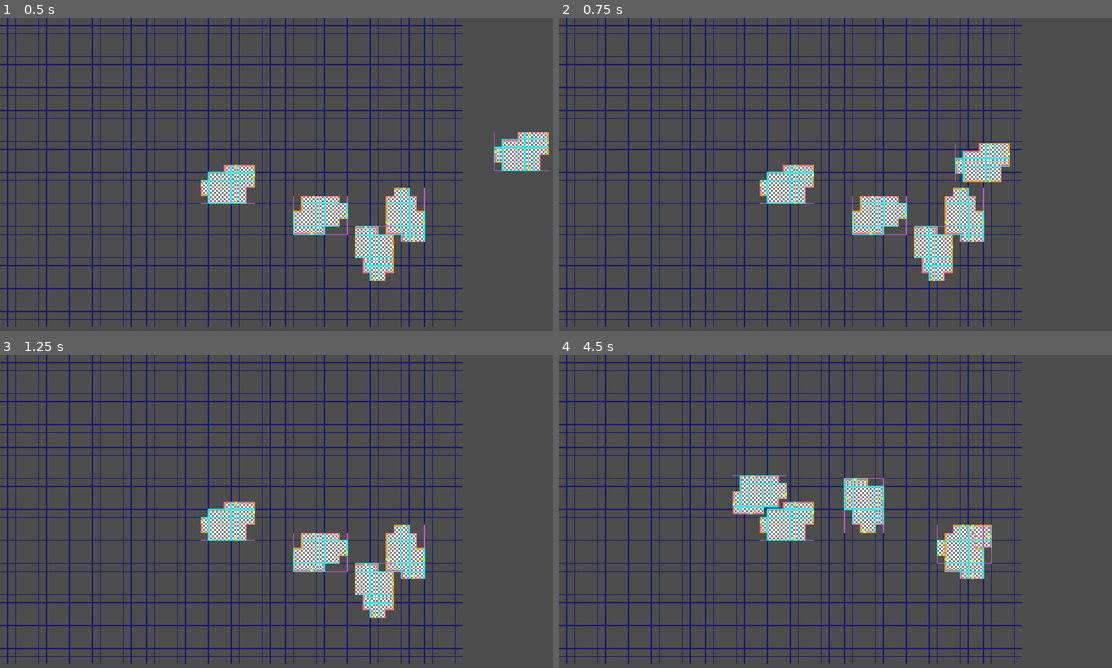
Above: before the commit, frames 1-4 (two rows, left to right).
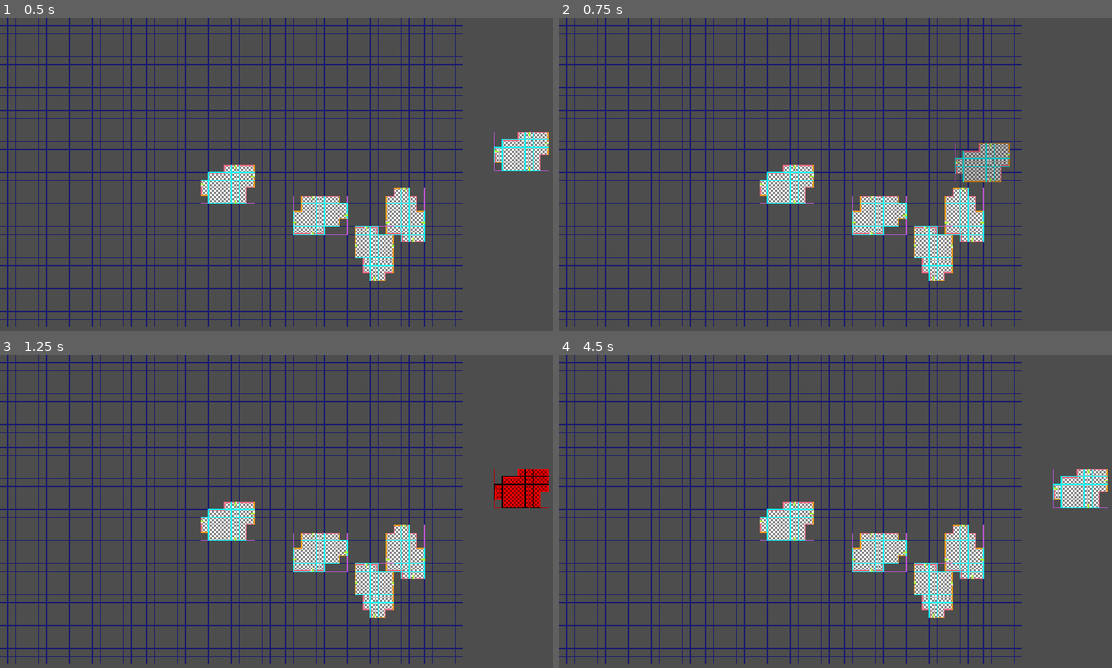
Above: after the commit, the same moments.

Repository: local-minimum/repetitions
Game: Godot game, scene res://scenes/dungeon_plan.tscn
The game is run twice, just before and just after one commit, with the same random seed, the same clock (stepped at 60 frames per second) and the same inputs.
Inputs (mouse positions are in pixels of both pictures, inside the frame that each line leads up to):
- Up to frame 1 (0.5 s): no input
- Up to frame 2 (0.75 s): tap Enter at 0.5 s; drag from (1078, 155) to (780, 187) at 0.52 s
- Up to frame 3 (1.25 s): no input
- Up to frame 4 (4.5 s): drag from (780, 524) to (962, 549) at 1.27 s; hold D (crawl_strafe_right) 2.03-2.75 s; right-click (962, 549) at 2.1 s; click (962, 549) at 2.17 s; tap Space (crawl_search) at 2.75 s; drag from (885, 549) to (669, 464) at 2.77 s; drag from (935, 596) to (863, 511) at 3.52 s; drag from (669, 464) to (962, 549) at 4.27 s

Frame 1 is identical in both runs. In frame 2, 1.0% of the frame differs, in the area x 71-82%, y 40-53%; in frame 3, 1.0%; in frame 4, 5.4%, in the area x 31-100%, y 36-84%.

Commit message:
Check validity of room placements

Diff:
--- a/scripts/2d/draggable.gd
+++ b/scripts/2d/draggable.gd
@@ -1,6 +1,16 @@
 extends Resource
 class_name Draggable
 
+signal on_grid_drag_start(node: Node2D)
+signal on_grid_drag_change(node: Node2D, valid: bool, coordinates: Vector2i)
+signal on_grid_drag_end(node: Node2D, start_point: Vector2, start_angle: float, from: Vector2i, from_valid: bool, to: Vector2i, to_valid: bool)
+signal on_rotation_start(node: Node2D)
+signal on_rotation_end(node: Node2D, start_angle: float)
+
+const DIR_NORTH: int = 0
+const DIR_WEST: int = 1
+const DIR_SOUTH: int = 2
+const DIR_EAST: int = 3
 @export var no_drag_zone_sq: float = 4
 
 @export var snap_to_grid: bool = true
@@ -15,12 +25,12 @@
 
 var rotating: bool:
     get():
-        return _rotating
+        return _rotating_nodes.is_empty()
 
 var _disabled: Array[Node2D]
 
 var grid: Grid2D
-var _rotating: bool
+var _rotating_nodes: Dictionary[Node2D, float]
 var _hovered: Node2D
 var _dragging: Node2D
 
@@ -28,13 +38,9 @@
 var _drag_delta: Vector2
 var _drag_origin: Vector2i
 var _drag_origin_valid: bool
-
-signal on_grid_drag_end(node: Node2D, start_point: Vector2, from: Vector2i, from_valid: bool, to: Vector2i, to_valid: bool)
-
-const DIR_NORTH: int = 0
-const DIR_WEST: int = 1
-const DIR_SOUTH: int = 2
-const DIR_EAST: int = 3
+var _drag_origin_angle: float
+var _drag_current_grid_coords: Vector2i
+var _drag_current_grid_coords_valid: bool
 
 func enable(node: Node2D) -> void:
     _disabled.erase(node)
@@ -113,7 +119,8 @@
         _handle_drag(node, event as InputEventMouseMotion)
 
 func _get_rotation_direction(node: Node2D) -> int:
-    var dir: float = node.global_transform.get_rotation() / (0.5 * PI)
+    var angle: float = _rotating_nodes.get(node, node.global_transform.get_rotation())
+    var dir: float = angle / (0.5 * PI)
     var diri: int = roundi(dir)
     if abs(dir - diri) > 0.01:
         push_error("[Draggable %s] Has global rotation %s, expected to follow a cardinal" % [node.name, node.global_transform.get_rotation()])
@@ -147,9 +154,9 @@
             return global_direction
 
 func _rotate_right_angle(node: Node2D, step: int) -> void:
-    if _rotating:
-        return
-    _rotating = true
+    if _rotating_nodes.has(node):
+        return
+    _rotating_nodes[node] = node.rotation
     var target_rotation_direction: int = posmod(_get_rotation_direction(node) + step, 4)
     var target_angle: float = 0
     match target_rotation_direction:
@@ -167,6 +174,9 @@
     elif target_angle - node.global_rotation < -PI:
         target_angle += 2 * PI
 
+    var start_angle: float = node.global_rotation
+
+    on_rotation_start.emit(node)
     var tween: Tween = node.create_tween()
 
     @warning_ignore_start("return_value_discarded")
@@ -175,10 +185,16 @@
 
     if tween.finished.connect(
         func () -> void:
-            _rotating = false
+            @warning_ignore_start("return_value_discarded")
+            _rotating_nodes.erase(node)
+            @warning_ignore_restore("return_value_discarded")
+            on_rotation_end.emit(node, start_angle)
     ) != OK:
         push_warning("Could not listen to end of rotation tween")
-        _rotating = false
+        @warning_ignore_start("return_value_discarded")
+        _rotating_nodes.erase(node)
+        @warning_ignore_restore("return_value_discarded")
+        on_rotation_end.emit(node, start_angle)
 
 func unhandled_input(node: Node2D, event: InputEvent) -> void:
     if _dragging == null || _dragging != node:
@@ -201,12 +217,23 @@
     var target: Vector2 = _drag_start + _drag_delta
 
     if grid != null && grid.is_inside_grid(node.global_position):
-        var grid_pos: Vector2 = grid.get_global_point(grid.get_closest_coordinates(target))
+        var coords: Vector2i = grid.get_closest_coordinates(target)
+        var grid_pos: Vector2 = grid.get_global_point(coords)
         var err: float = (target - grid_pos).abs().length()
         if err / grid.tile_size.length() < snap_distance_fraction:
             # print_debug("[] Err %s vs %s" % [err, grid.tile_size])
             target = grid_pos
 
+        if !_drag_current_grid_coords_valid || coords != _drag_current_grid_coords:
+            _drag_current_grid_coords = coords
+            _drag_current_grid_coords_valid = true
+            on_grid_drag_change.emit(node, _drag_current_grid_coords_valid, _drag_current_grid_coords)
+
+    elif _drag_current_grid_coords_valid:
+        _drag_current_grid_coords_valid = false
+        _drag_current_grid_coords = grid.get_closest_coordinates(target) if grid != null else Vector2i.ZERO
+        on_grid_drag_change.emit(node, _drag_current_grid_coords_valid, _drag_current_grid_coords)
+
     node.global_position = target
     node.get_viewport().set_input_as_handled()
 
@@ -223,11 +250,19 @@
 
     _drag_start = node.global_position
     _drag_delta = Vector2.ZERO
+
     _drag_origin = calculate_coordinates(node)
+    _drag_current_grid_coords = _drag_origin
+
     _drag_origin_valid = grid != null && grid.is_inside_grid(node.global_position)
+    _drag_current_grid_coords_valid = _drag_origin_valid
+
+    _drag_origin_angle = node.global_rotation
 
     InputCursorHelper.remove_node(node)
     InputCursorHelper.add_state(node, InputCursorHelper.State.DRAG)
+
+    on_grid_drag_start.emit(node)
 
 func _handle_drag_end(node: Node2D) -> void:
     # print_debug("[Draggable %s] End dragging while %s is dragged" % [node.name, _dragging])
@@ -251,6 +286,7 @@
     on_grid_drag_end.emit(
         node,
         _drag_start,
+        _drag_origin_angle,
         _drag_origin,
         _drag_origin_valid,
         calculate_coordinates(node),
--- a/scripts/reps/blueprint_room.gd
+++ b/scripts/reps/blueprint_room.gd
@@ -13,9 +13,9 @@
     set(value):
         if !Engine.is_editor_hint():
             if value:
+                draggable.disable(self)
+            else:
                 draggable.enable(self)
-            else:
-                draggable.disable(self)
         placed = value
 
 var grid: Grid2D:
@@ -62,19 +62,25 @@
 
     collision.polygon = perimeter()
 
+var contained_in_grid: bool:
+    get():
+        if grid != null && grid.is_inside_grid(global_position):
+            var r: Rect2i = outline.get_used_rect()
+            var origin: Vector2i = grid.get_closest_coordinates(global_position)
+            # TODO: This assumes equal grid size...
+            r.position += origin
+
+            if grid.extent.encloses(r):
+                return true
+        return false
+
 func snap_to_grid() -> void:
     if grid == null:
         print_debug("[Blueprint Room %s] Cannot snap to nothing" % name)
         return
 
-    if grid.is_inside_grid(global_position):
-        var r: Rect2i = outline.get_used_rect()
-        var origin: Vector2i = grid.get_closest_coordinates(global_position)
-        # TODO: This assumes equal grid size...
-        r.position += origin
-
-        if grid.extent.encloses(r):
-            global_position = grid.get_global_point(origin)
+    if contained_in_grid:
+        global_position = grid.get_global_point(grid.get_closest_coordinates(global_position))
 
         # else:
             # print_debug("[Blueprint Room %s] I'm outside the grid: %s encloses %s = %s" % [name, grid.extent, r, grid.extent.encloses(r)])
@@ -296,14 +302,31 @@
         push_error("Failed to connect mouse exit")
     if !input_event.is_connected(_handle_input_event) && input_event.connect(_handle_input_event) != OK:
         push_error("Failed to connect input event")
-    if draggable.on_grid_drag_end.connect(_handle_grid_drag_end) != OK:
-        push_error("Failed to connect grid drag end")
+
+    if draggable != null:
+        if draggable.on_grid_drag_end.connect(_handle_grid_drag_end) != OK:
+            push_error("Failed to connect grid drag end")
+        if draggable.on_rotation_start.connect(_handle_rotation_start) != OK:
+            push_error("Failed to connect rotation start")
+        if draggable.on_rotation_end.connect(_handle_rotation_end) != OK:
+            push_error("Failed to connect rotation end")
+        if draggable.on_grid_drag_change.connect(_handle_grid_drag_change) != OK:
+            push_error("Failed to connect grid drag change")
+        if draggable.on_grid_drag_start.connect(_handle_drag_start) != OK:
+            push_error("Failed to connect drag start")
+
 
 func _exit_tree() -> void:
     mouse_entered.disconnect(_handle_mouse_enter)
     mouse_exited.disconnect(_handle_mouse_exit)
     input_event.disconnect(_handle_input_event)
-    draggable.on_grid_drag_end.disconnect(_handle_grid_drag_end)
+
+    if draggable != null:
+        draggable.on_grid_drag_start.disconnect(_handle_drag_start)
+        draggable.on_grid_drag_end.disconnect(_handle_grid_drag_end)
+        draggable.on_rotation_start.disconnect(_handle_rotation_start)
+        draggable.on_rotation_end.disconnect(_handle_rotation_end)
+        draggable.on_grid_drag_change.disconnect(_handle_grid_drag_change)
 
 func _ready() -> void:
     if placed:
@@ -311,15 +334,44 @@
     else:
         draggable.enable(self)
 
-func _handle_grid_drag_end(node: Node2D, start_point: Vector2, _from: Vector2i, _from_valid: bool, _to: Vector2i, to_valid: bool) -> void:
+func _handle_grid_drag_change(node: Node2D, valid: bool, coordinates: Vector2i) -> void:
     if node != self:
         return
-
-    if !to_valid:
-        global_position = start_point
-
-    # TODO: Check for valid placement with door logic
-    snap_to_grid()
+    __SignalBus.on_blueprint_room_position_updated.emit(self, coordinates, valid)
+
+var _being_dragged: bool = false
+
+func _handle_drag_start(node: Node2D) -> void:
+    if node != self:
+        return
+
+    _being_dragged = true
+    __SignalBus.on_blueprint_room_move_start.emit(self)
+
+func _handle_rotation_start(node: Node2D) -> void:
+    if node != self || _being_dragged:
+        return
+    __SignalBus.on_blueprint_room_move_start.emit(self)
+
+func _handle_rotation_end(node: Node2D, start_angle: float) -> void:
+    if node != self:
+        return
+
+    if grid != null:
+        __SignalBus.on_blueprint_room_position_updated.emit(
+            self,
+            grid.get_closest_coordinates(global_position),
+            grid.is_inside_grid(global_position),
+        )
+
+    if !_being_dragged:
+        __SignalBus.on_blueprint_room_dropped.emit(self, global_position, start_angle)
+
+func _handle_grid_drag_end(node: Node2D, start_point: Vector2, start_angle: float, _from: Vector2i, _from_valid: bool, _to: Vector2i, _to_valid: bool) -> void:
+    if node != self:
+        return
+    _being_dragged = false
+    __SignalBus.on_blueprint_room_dropped.emit(self, start_point, start_angle)
 
 func _handle_mouse_enter() -> void:
     draggable.handle_mouse_enter(self)
--- a/scripts/reps/dungeon_planner.gd
+++ b/scripts/reps/dungeon_planner.gd
@@ -7,3 +7,98 @@
     for room: BlueprintRoom in rooms:
         room.grid = grid
         room.snap_to_grid()
+
+func _enter_tree() -> void:
+    if __SignalBus.on_blueprint_room_move_start.connect(_handle_room_move_start) != OK:
+        push_error("Failed to connect room move start")
+
+    if __SignalBus.on_blueprint_room_position_updated.connect(_handle_room_move) != OK:
+        push_error("Failed to connect room position updated")
+
+    if __SignalBus.on_blueprint_room_dropped.connect(_handle_room_dropped) != OK:
+        push_error("Failed to connect room dropped")
+
+func _exit_tree() -> void:
+    __SignalBus.on_blueprint_room_move_start.disconnect(_handle_room_move_start)
+    __SignalBus.on_blueprint_room_position_updated.disconnect(_handle_room_move)
+    __SignalBus.on_blueprint_room_dropped.disconnect(_handle_room_dropped)
+
+func _handle_room_move_start(room: BlueprintRoom) -> void:
+    room.modulate = Color.GRAY
+
+func _handle_room_move(room: BlueprintRoom, _coords: Vector2i, valid: bool) -> void:
+    var t0: int = Time.get_ticks_usec()
+    if !valid:
+        room.modulate = Color.WEB_GRAY
+
+    elif _check_valid_room_placement(room, false):
+        room.modulate = Color.SKY_BLUE
+
+    var end: int = Time.get_ticks_usec()
+    print_debug("Room placement check %sus" % (end - t0))
+
+func _handle_room_dropped(room: BlueprintRoom, origin: Vector2, origin_angle: float) -> void:
+    if _check_valid_room_placement(room, true):
+        room.placed = true
+        room.modulate = Color.WHITE
+    else:
+
+        print_debug("Invalid drop location for %s" % room)
+        room.placed = true
+        var tween: Tween = create_tween()
+
+        @warning_ignore_start("return_value_discarded")
+        tween.tween_property(room, "global_position", origin, 0.2).set_trans(Tween.TRANS_SINE)
+        tween.tween_property(room, "rotation", origin_angle, 0.2)
+        @warning_ignore_restore("return_value_discarded")
+
+        if tween.finished.connect(
+            func () -> void:
+                room.placed = false
+                room.modulate = Color.WHITE
+        ) != OK:
+            push_warning("Failed to connect ease back complete")
+            room.placed = false
+            room.modulate = Color.WHITE
+
+func _check_valid_room_placement(room: BlueprintRoom, finalize: bool) -> bool:
+    if !room.contained_in_grid:
+        room.modulate = Color.WEB_GRAY
+        return false
+
+    var touching_rooms: Array[BlueprintRoom] = []
+
+    for other: BlueprintRoom in rooms:
+        if other == room:
+            continue
+
+        match room.overlaps(other):
+            BlueprintRoom.OVERLAP_NONE:
+                continue
+            BlueprintRoom.OVERLAP_ONTOP:
+                if !finalize:
+                    room.modulate = Color.RED
+                return false
+            BlueprintRoom.OVERLAP_TOUCH:
+                touching_rooms.append(other)
+
+    if touching_rooms.is_empty():
+        if !finalize:
+            room.modulate = Color.GRAY
+        return false
+
+    var valid: bool = false
+
+    for other: BlueprintRoom in touching_rooms:
+        var connected_doors: Array[DoorData]
+        if room.has_connecting_doors(other, connected_doors):
+            if connected_doors.any(func (door: DoorData) -> bool: return door.valid):
+                valid = true
+                if finalize:
+                    room.register_connection(connected_doors)
+                    other.register_connection(connected_doors)
+
+    if !valid && !finalize:
+        room.modulate = Color.GRAY
+
+    return valid
--- a/scripts/reps/signal_bus.gd
+++ b/scripts/reps/signal_bus.gd
@@ -5,6 +5,8 @@
 
 signal on_hover_blueprint_room_enter(room: BlueprintRoom)
 signal on_hover_blueprint_room_exit(room: BlueprintRoom)
-signal on_blueprint_room_dropped(room: BlueprintRoom, drag_origin: Vector2i)
+signal on_blueprint_room_move_start(room: BlueprintRoom)
+signal on_blueprint_room_position_updated(room: BlueprintRoom, coordinates: Vector2i, valid_coordinates: bool)
+signal on_blueprint_room_dropped(room: BlueprintRoom, drag_origin: Vector2, drag_origin_angle: float)
 
 @warning_ignore_restore("unused_signal")
